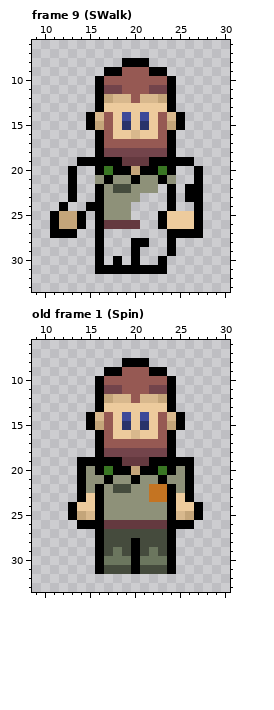
Edited in one commit: pixel-art file (Assets/Potentially Used/hiker.aseprite). Above is the file before it was changed.
48x48 pixels, 14 frames. Shown: frame 9 (SWalk): x 9..30, y 6..33; old frame 1 (Spin): x 9..30, y 6..33. The commit also changed other frames, which this record leaves out.
And afterwards:
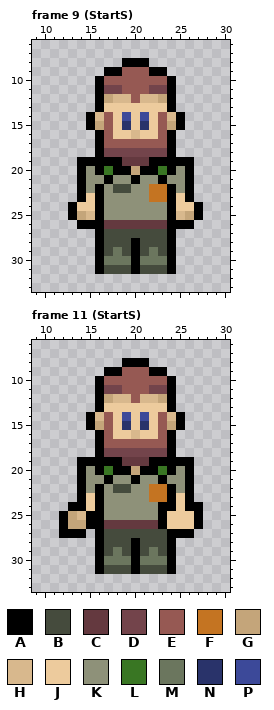
Palette (. is transparent): A #000000  B #454b3d  C #64393f  D #73444b  E #965953  F #c47422  G #c4a57a  H #d8b88d  J #edcb9d  K #8e9179  L #397623  M #6b765e  N #29336a  P #3c4999
A new or re-ordered frame is compared with the old frame closest to it.
The author wrote: forward walk and transitions fully outlined just need to color
Changes in this commit:
frames 14 -> 20
--- frame 9 (StartS)
@@ x 9..30 @@
 19 .....AAAAACCCAAAAA....
-20 ....A..ALAAGAALA..A...
-21 ....A..KAKKAKKAK..A...
-22 ....A..AKBBKKK.A.AA...
-23 ....A..AKKKK...A.AA...
-24 ...A..AAKKK....A..A...
-25 ..AGGA.AKKK...AJJJA...
-26 ..AGGA.ACCCC..AJJJA...
-27 ..AAA..A.......AAAA...
-28 .......A...AA..A......
-29 .......A...A...A......
-30 .......A.A.A..A.......
-31 .......AAAAAAAA.......
+20 .....AKALAAGAALAKA....
+21 .....AKKAKKAKKAKKA....
+22 .....AKAKBBKKFFAKA....
+23 .....AJAKKKKKFFAJA....
+24 ....AJJAKKKKKKKAJJA...
+25 ....AGHAKKKKKKKAHGA...
+26 .....AAACCCCCCCAAA....
+27 .......ABBBBBBBA......
+28 .......ABBBABBBA......
+29 .......ABMBABMBA......
+30 .......AMMMAMMMA......
+31 .......ABBBABBBA......
 32 ......................
--- frame 11 (StartS) is new; against old frame 1 (Spin)
@@ x 9..30 @@
 23 .....AJAKKKKKFFAJA....
-24 ....AJJAKKKKKKKAJJA...
-25 ....AGHAKKKKKKKAHGA...
-26 .....AAACCCCCCCAAA....
-27 .......ABBBBBBBA......
+24 ....AAJAKKKKKKAAJAA...
+25 ...AGHAAKKKKKKAJJJA...
+26 ...AGGAACCCCCCAJJJA...
+27 ...AAA.ABBBBBBBAAA....
 28 .......ABBBABBBA......
